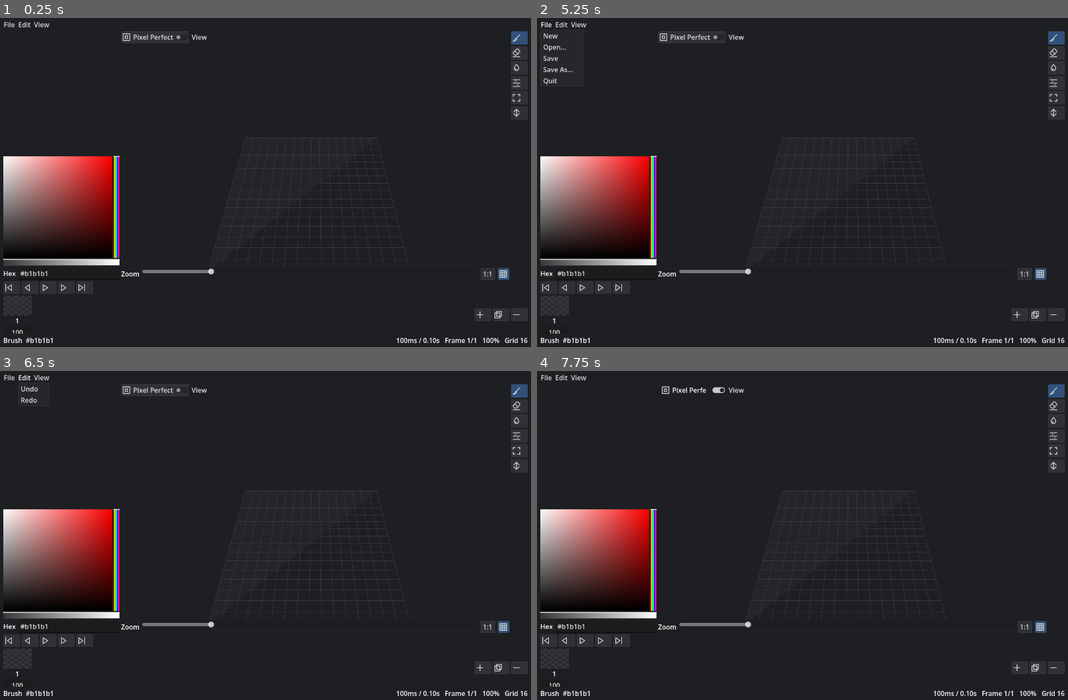
Above: before the commit, frames 1-4 (two rows, left to right).
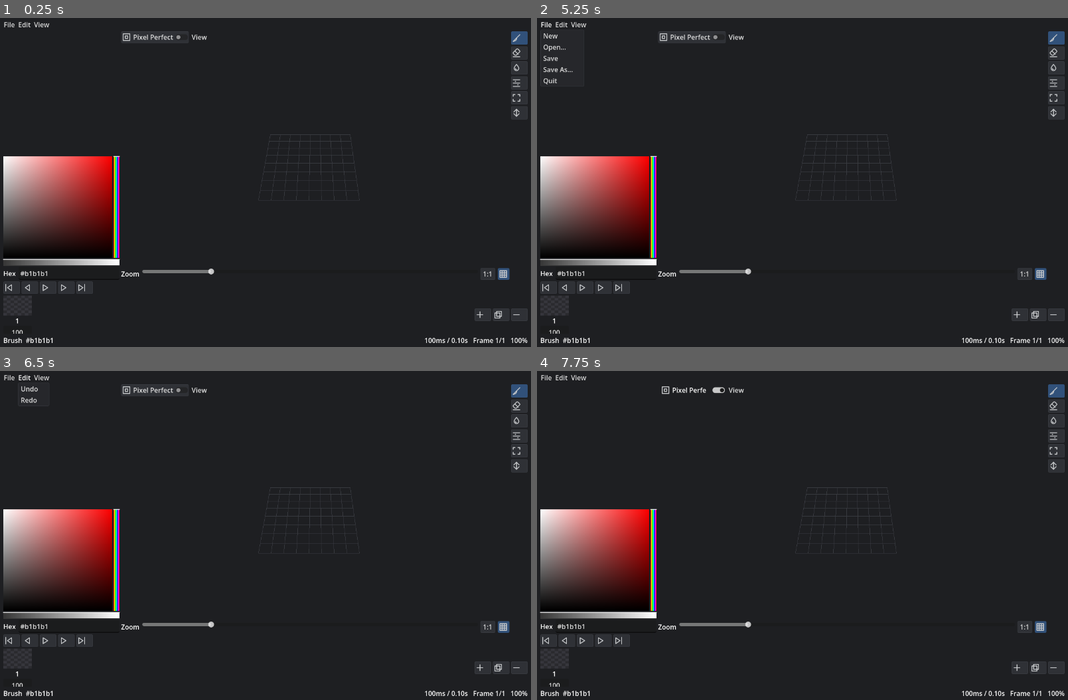
Above: after the commit, the same moments.

Repository: LeonardMeagher2/LVE
Game: Godot game, scene res://ui/main.tscn
The game is run twice, just before and just after one commit, with the same random seed, the same clock (stepped at 60 frames per second) and the same inputs.
Inputs (mouse positions are in pixels of both pictures, inside the frame that each line leads up to):
- Up to frame 1 (0.25 s): no input
- Up to frame 2 (5.25 s): click (547, 287) at 0.5 s; click (547, 287) at 1.25 s; click (584, 287) at 2 s; click (584, 287) at 2.75 s; click (600, 287) at 3.5 s; click (600, 287) at 4.25 s; click "File" at 5 s
- Up to frame 3 (6.5 s): click "Edit" at 5.75 s
- Up to frame 4 (7.75 s): click "View" at 6.5 s; click "Pixel Perfect" at 7.25 s

The runs differ from the first frame. In frame 1, 0.8% of the frame differs, in the area x 39-100%, y 35-99%; in frame 2, 0.8%; in frame 3, 0.8%; in frame 4, 0.8%.

Commit message:
Frame the camera and grid to the document content
The camera aims at the content bounds instead of the fixed grid. The grid
rebuilds around the content bounds. The viewport children subscribe to state
and update themselves. Remove the configure and sync_selection plumbing from
the viewport container. Add a document_changed signal. Rename frame_index to
frame. Drop the grid size from the status bar.

Diff:
--- a/document/voxi_document.gd
+++ b/document/voxi_document.gd
@@ -2,7 +2,6 @@
 extends Resource
 
 @export var title: String = "Untitled"
-@export var grid_size: int = 16
 @export var palette: PackedColorArray = []
 @export var frames: Array[VoxelFrame] = []
 @export var tags: Array[AnimationTag] = []
@@ -85,30 +84,30 @@
 			if not b.has_volume():
 				b = AABB(Vector3(c), Vector3.ONE)
 			else:
-				b = b.expand(Vector3(c + Vector3i.ONE))
+				b = b.merge(AABB(Vector3(c), Vector3.ONE))
 	return b
 
 
-func paint(frame_index: int, cell: Vector3i, color: Color) -> void:
-	frames[frame_index].cells[cell] = ensure_color(color)
+func paint(frame: int, cell: Vector3i, color: Color) -> void:
+	frames[frame].cells[cell] = ensure_color(color)
 
 
-func set_cell(frame_index: int, cell: Vector3i, palette_index: int) -> void:
-	frames[frame_index].cells[cell] = palette_index
+func set_cell(frame: int, cell: Vector3i, palette_index: int) -> void:
+	frames[frame].cells[cell] = palette_index
 
 
-func erase(frame_index: int, cell: Vector3i) -> void:
-	frames[frame_index].cells.erase(cell)
+func erase(frame: int, cell: Vector3i) -> void:
+	frames[frame].cells.erase(cell)
 
 
-func color_at(frame_index: int, cell: Vector3i) -> Color:
-	if frames[frame_index].cells.has(cell):
-		return color_of(frames[frame_index].cells[cell])
+func color_at(frame: int, cell: Vector3i) -> Color:
+	if frames[frame].cells.has(cell):
+		return color_of(frames[frame].cells[cell])
 	return Color.TRANSPARENT
 
 
-func has_cell(frame_index: int, cell: Vector3i) -> bool:
-	return frames[frame_index].cells.has(cell)
+func has_cell(frame: int, cell: Vector3i) -> bool:
+	return frames[frame].cells.has(cell)
 
 
 func ensure_color(c: Color) -> int:
--- a/state/voxi.gd
+++ b/state/voxi.gd
@@ -2,11 +2,12 @@
 
 const NONE := Vector3i(-1000000, -1000000, -1000000)
 
-signal frame_changed
+signal document_changed()
+signal frame_changed()
 signal color_changed(color: Color)
 signal tool_changed(tool: ToolInfo)
-signal cells_changed
-signal selection_changed
+signal cells_changed()
+signal selection_changed()
 signal pixel_perfect_changed(enabled: bool)
 
 var document: VoxiDocument
--- a/ui/main.gd
+++ b/ui/main.gd
@@ -18,7 +18,6 @@
 	State.color_changed.connect(_on_color_changed)
 	State.frame_changed.connect(_on_frame_changed)
 	State.cells_changed.connect(_on_cells_changed)
-	State.selection_changed.connect(_on_selection_changed)
 	State.playback.playback_changed.connect(_on_playback_changed)
 	_menu_bar.new_document.connect(_new_document)
 	_menu_bar.open_file.connect(_open_file)
@@ -46,9 +45,7 @@
 	_control_bar.zoom_requested.connect(_viewport_panel.set_zoom_percent)
 	_control_bar.grid_toggled.connect(_viewport_panel.set_grid_visible)
 	_viewport_panel.set_tool(State.tool)
-	_viewport_panel.configure()
 	_viewport_panel.sync_to(State.current_frame)
-	_viewport_panel.sync_selection(State.selection)
 	_update_status()
 
 
@@ -91,10 +88,6 @@
 	_update_status()
 
 
-func _on_selection_changed() -> void:
-	_viewport_panel.sync_selection(State.selection)
-
-
 func _on_playback_changed() -> void:
 	if State.playback.playing:
 		_viewport_panel.play_preview()
@@ -146,13 +139,12 @@
 		State.tool.display_name, State.current_color.to_html(false),
 		State.document.frames[State.current_frame].delay_ms, total,
 		State.current_frame, State.document.frames.size(),
-		int(_zoom_percent), State.document.grid_size)
+		int(_zoom_percent))
 
 
 func _new_document() -> void:
 	State.reset()
 	_save_path = ""
-	_viewport_panel.configure()
 	_viewport_panel.sync_to(0)
 
 
@@ -181,7 +173,6 @@
 	if res is VoxiDocument:
 		State.load_document(res)
 		_save_path = path
-		_viewport_panel.configure()
 		_viewport_panel.sync_to(State.current_frame)
 		_update_status()
 	else:
--- a/ui/status_bar.gd
+++ b/ui/status_bar.gd
@@ -5,6 +5,6 @@
 @onready var _right: Label = $StatusRight
 
 
-func set_status(tool_name: String, color_html: String, delay_ms: int, total_ms: int, frame: int, frame_count: int, zoom: int, grid_size: int) -> void:
+func set_status(tool_name: String, color_html: String, delay_ms: int, total_ms: int, frame: int, frame_count: int, zoom: int) -> void:
 	_left.text = "%s  #%s" % [tool_name, color_html]
-	_right.text = "%dms / %.2fs   Frame %d/%d   %d%%   Grid %d" % [delay_ms, total_ms / 1000.0, frame + 1, frame_count, zoom, grid_size]
+	_right.text = "%dms / %.2fs   Frame %d/%d   %d%%" % [delay_ms, total_ms / 1000.0, frame + 1, frame_count, zoom]
--- a/viewport/camera_rig.gd
+++ b/viewport/camera_rig.gd
@@ -13,6 +13,9 @@
 var _orbiting := false
 var _panning := false
 
+func _ready() -> void:
+	configure()
+	State.document_changed.connect(configure)
 
 func configure() -> void:
 	_init_dist = _frame_distance(State.document)
@@ -22,7 +25,7 @@
 
 
 func reset_view() -> void:
-	_yaw = deg_to_rad(-90.0)
+	_yaw = deg_to_rad(0.0)
 	_pitch = deg_to_rad(45.0)
 	_init_dist = _frame_distance(State.document)
 	_dist = _init_dist
@@ -31,12 +34,11 @@
 
 
 func _frame_distance(d: VoxiDocument) -> float:
-	return float(d.grid_size) * 1.5
+	return max(d.bounds().size.length(), 16.0) * 1.5
 
 
 func _frame_target(d: VoxiDocument) -> Vector3:
-	var g := float(d.grid_size)
-	return Vector3(g * 0.5, 4.0, g * 0.5)
+	return d.bounds().get_center()
 
 
 func set_view(name: String) -> void:
--- a/viewport/editor_viewport.gd
+++ b/viewport/editor_viewport.gd
@@ -9,15 +9,14 @@
 var _tools := {}
 
 @onready var camera_rig: EditorCameraRig = $CameraRig
-@onready var _grid: GridRenderer = $GridRoot
+@onready var _grid: GridRenderer = $Grid
 @onready var _voxels: VoxelRenderer = $Voxels
-@onready var _selection: SelectionOverlay = $SelectionLayer
 @onready var _playback: PlaybackAnimator = $Playback
 @onready var _tool_layer: Node3D = $ToolLayer
 
-var frame_index := 0:
+var frame := 0:
 	set(value):
-		frame_index = value
+		frame = value
 		if State.document != null and value >= 0 and value < State.document.frames.size():
 			sync_to(value)
 			frame_displayed.emit(value)
@@ -48,12 +47,6 @@
 	_tool.visible = true
 	_tool.on_activated()
 
-
-func configure() -> void:
-	camera_rig.configure()
-	_grid.rebuild()
-
-
 func reset_view() -> void:
 	camera_rig.reset_view()
 
@@ -75,8 +68,8 @@
 	set_grid_visible(not _grid.visible)
 
 
-func sync_to(frame_index: int) -> void:
-	_voxels.sync_to(frame_index)
+func sync_to(frame: int) -> void:
+	_voxels.sync_to(frame)
 
 
 func play_preview() -> void:
@@ -85,7 +78,7 @@
 
 func stop_preview() -> void:
 	_playback.stop_preview()
-	frame_index = State.current_frame
+	frame = State.current_frame
 
 
 func is_playing() -> bool:
@@ -98,12 +91,8 @@
 	var cam := camera_rig.camera()
 	if cam == null or d == null:
 		return req
-	var fi := clampi(frame_index, 0, d.frames.size() - 1)
+	var fi := clampi(frame, 0, d.frames.size() - 1)
 	req.origin = cam.project_ray_origin(pos)
 	req.dir = cam.project_ray_normal(pos)
 	req.cells = d.frames[fi].cells
 	return req
-
-
-func sync_selection(selection: VoxelSelection) -> void:
-	_selection.sync_selection(selection)
--- a/viewport/grid_renderer.gd
+++ b/viewport/grid_renderer.gd
@@ -1,46 +1,37 @@
 class_name GridRenderer
-extends Node3D
-
-@export var grid_mat: StandardMaterial3D
-@export var base_mat: StandardMaterial3D
-
+extends MeshInstance3D
 
 func _ready() -> void:
+	rebuild()
 	State.cells_changed.connect(rebuild)
 	State.frame_changed.connect(rebuild)
-
+	State.document_changed.connect(rebuild)
 
 func rebuild() -> void:
 	for child in get_children():
 		remove_child(child)
 		child.queue_free()
-	var g := State.document.grid_size
-	var cx := g
-	var cz := g
+
+	var bounds := State.document.bounds()
+	var cx := int(bounds.size.x) + 2
+	var cz := int(bounds.size.z) + 2
+
+	if bounds.has_volume():
+		position = bounds.position -Vector3.ONE * 1.5
+		position.y = -0.5
+	else:
+		position = -Vector3(4.5,0.5,4.5)
+		cx=8
+		cz=8
 
 	var lines := PackedVector3Array()
 	for i in cx + 1:
-		lines.append(Vector3(i - 0.5, -0.5, -0.5))
-		lines.append(Vector3(i - 0.5, -0.5, cz - 0.5))
+		lines.append(Vector3(i, 0, 0))
+		lines.append(Vector3(i, 0, cz))
 	for i in cz + 1:
-		lines.append(Vector3(-0.5, -0.5, i - 0.5))
-		lines.append(Vector3(cx - 0.5, -0.5, i - 0.5))
+		lines.append(Vector3(0, 0, i))
+		lines.append(Vector3(cx, 0, i))
 	var line_mesh := ArrayMesh.new()
 	line_mesh.add_surface_from_arrays(Mesh.PRIMITIVE_LINES, MeshUtil.vertex_arrays(lines))
-	var li := MeshInstance3D.new()
-	li.mesh = line_mesh
-	li.material_override = grid_mat
-	add_child(li)
 
-	var quad := PackedVector3Array([
-		Vector3(-0.5, -0.502, -0.5),
-		Vector3(cx - 0.5, -0.502, -0.5),
-		Vector3(cx - 0.5, -0.502, cz - 0.5),
-		Vector3(-0.5, -0.502, cz - 0.5),
-	])
-	var quad_mesh := ArrayMesh.new()
-	quad_mesh.add_surface_from_arrays(Mesh.PRIMITIVE_TRIANGLE_STRIP, MeshUtil.vertex_arrays(quad))
-	var qi := MeshInstance3D.new()
-	qi.mesh = quad_mesh
-	qi.material_override = base_mat
-	add_child(qi)
+	mesh = line_mesh
--- a/viewport/playback_animator.gd
+++ b/viewport/playback_animator.gd
@@ -33,7 +33,7 @@
 	var anim := Animation.new()
 	anim.loop_mode = Animation.LOOP_LINEAR
 	anim.add_track(Animation.TYPE_VALUE)
-	anim.track_set_path(0, NodePath(".:frame_index"))
+	anim.track_set_path(0, NodePath(".:frame"))
 	anim.track_set_interpolation_type(0, Animation.INTERPOLATION_NEAREST)
 	var t := 0.0
 	for i in d.frames.size():
@@ -45,8 +45,8 @@
 	_anim_library.add_animation("preview", anim)
 
 
-func _frame_time(frame_index: int) -> float:
+func _frame_time(frame: int) -> float:
 	var t := 0.0
-	for i in frame_index:
+	for i in frame:
 		t += float(State.document.frames[i].delay_ms) / 1000.0
 	return t
--- a/viewport/selection_overlay.gd
+++ b/viewport/selection_overlay.gd
@@ -1,17 +1,17 @@
 class_name SelectionOverlay
-extends Node3D
+extends MeshInstance3D
 
-@onready var _outline: MeshInstance3D = $SelectionOutline
+func _ready() -> void:
+	State.selection_changed.connect(sync_selection)
 
-
-func sync_selection(selection: VoxelSelection) -> void:
-	if selection == null or selection.is_empty():
-		_outline.visible = false
+func sync_selection() -> void:
+	if State.selection == null or State.selection.is_empty():
+		visible = false
 		return
 	var lo := Vector3i(0, 0, 0)
 	var hi := Vector3i(0, 0, 0)
 	var first := true
-	for c in selection.cells:
+	for c in State.selection.cells:
 		if first:
 			lo = c
 			hi = c
@@ -37,7 +37,6 @@
 		lines.append(corners[4 + (i + 1) % 4])
 		lines.append(corners[i])
 		lines.append(corners[i + 4])
-	var mesh := ArrayMesh.new()
+	mesh = ArrayMesh.new()
 	mesh.add_surface_from_arrays(Mesh.PRIMITIVE_LINES, MeshUtil.vertex_arrays(lines))
-	_outline.mesh = mesh
-	_outline.visible = true
+	visible = true
--- a/viewport/viewport.tscn
+++ b/viewport/viewport.tscn
@@ -2,19 +2,11 @@
 
 [ext_resource type="Script" uid="uid://du77xivee1ktw" path="res://viewport/editor_viewport.gd" id="1_viewport"]
 [ext_resource type="Script" uid="uid://ckr0dxpaq0xrc" path="res://viewport/viewport_container.gd" id="2_panel"]
-[ext_resource type="Script" path="res://viewport/camera_rig.gd" id="3_camera"]
-[ext_resource type="Script" path="res://viewport/voxel_renderer.gd" id="4_voxels"]
-[ext_resource type="Script" path="res://viewport/grid_renderer.gd" id="5_grid"]
-[ext_resource type="Script" path="res://viewport/selection_overlay.gd" id="6_selection"]
-[ext_resource type="Script" path="res://viewport/playback_animator.gd" id="7_playback"]
-
-[sub_resource type="StandardMaterial3D" id="StandardMaterial3D_grid"]
-shading_mode = 0
-albedo_color = Color(0.227, 0.235, 0.259, 0.9)
-
-[sub_resource type="StandardMaterial3D" id="StandardMaterial3D_base"]
-shading_mode = 0
-albedo_color = Color(0.149, 0.153, 0.169, 1)
+[ext_resource type="Script" uid="uid://gwfmh64wiyx0" path="res://viewport/camera_rig.gd" id="3_camera"]
+[ext_resource type="Script" uid="uid://d3i6vt2reee27" path="res://viewport/voxel_renderer.gd" id="4_voxels"]
+[ext_resource type="Script" uid="uid://c0xmjig8s4i0q" path="res://viewport/grid_renderer.gd" id="5_grid"]
+[ext_resource type="Script" uid="uid://ba28f277f4w0n" path="res://viewport/selection_overlay.gd" id="6_selection"]
+[ext_resource type="Script" uid="uid://baghrya6g6rga" path="res://viewport/playback_animator.gd" id="7_playback"]
 
 [sub_resource type="Environment" id="Environment_env"]
 background_mode = 1
@@ -23,21 +15,26 @@
 ambient_light_color = Color(0.55, 0.57, 0.62, 1)
 ambient_light_energy = 1.2
 
-[sub_resource type="StandardMaterial3D" id="StandardMaterial3D_outline"]
-depth_draw_mode = 2
+[sub_resource type="StandardMaterial3D" id="StandardMaterial3D_grid"]
 shading_mode = 0
-albedo_color = Color(0.4, 0.7, 1, 1)
+albedo_color = Color(0.22745098, 0.23529412, 0.25882354, 1)
+
+[sub_resource type="StandardMaterial3D" id="StandardMaterial3D_j71j0"]
+shading_mode = 0
+albedo_color = Color(0, 0.8784314, 1, 1)
 
 [sub_resource type="StandardMaterial3D" id="StandardMaterial3D_voxels"]
+diffuse_mode = 1
+specular_mode = 2
 vertex_color_use_as_albedo = true
 
-[sub_resource type="BoxMesh" id="BoxMesh_voxels"]
+[sub_resource type="BoxMesh" id="BoxMesh_j71j0"]
 material = SubResource("StandardMaterial3D_voxels")
 
 [sub_resource type="MultiMesh" id="MultiMesh_voxels"]
 transform_format = 1
 use_colors = true
-mesh = SubResource("BoxMesh_voxels")
+mesh = SubResource("BoxMesh_j71j0")
 
 [node name="ViewportContainer" type="SubViewportContainer" unique_id=1008543789]
 anchors_preset = 15
@@ -65,32 +62,28 @@
 [node name="Light" type="DirectionalLight3D" parent="Viewport/Editor" unique_id=766933468]
 shadow_enabled = true
 
-[node name="CameraRig" type="Node3D" parent="Viewport/Editor"]
+[node name="CameraRig" type="Node3D" parent="Viewport/Editor" unique_id=106959201]
 script = ExtResource("3_camera")
 
 [node name="Camera3D" type="Camera3D" parent="Viewport/Editor/CameraRig" unique_id=1978355787]
 fov = 45.0
 
-[node name="GridRoot" type="Node3D" parent="Viewport/Editor" unique_id=267151757]
+[node name="Grid" type="MeshInstance3D" parent="Viewport/Editor" unique_id=1052101138]
+material_override = SubResource("StandardMaterial3D_grid")
 script = ExtResource("5_grid")
-grid_mat = SubResource("StandardMaterial3D_grid")
-base_mat = SubResource("StandardMaterial3D_base")
 
 [node name="ToolLayer" type="Node3D" parent="Viewport/Editor" unique_id=1331444033]
 
-[node name="SelectionLayer" type="Node3D" parent="Viewport/Editor" unique_id=1768997059]
+[node name="Selection" type="MeshInstance3D" parent="Viewport/Editor" unique_id=205454810]
+material_override = SubResource("StandardMaterial3D_j71j0")
 script = ExtResource("6_selection")
 
-[node name="SelectionOutline" type="MeshInstance3D" parent="Viewport/Editor/SelectionLayer" unique_id=826650748]
-visible = false
-material_override = SubResource("StandardMaterial3D_outline")
-
-[node name="Playback" type="Node3D" parent="Viewport/Editor"]
+[node name="Playback" type="Node3D" parent="Viewport/Editor" unique_id=1964093937]
 script = ExtResource("7_playback")
 
 [node name="AnimationPlayer" type="AnimationPlayer" parent="Viewport/Editor/Playback" unique_id=1219488223]
 root_node = NodePath("../..")
 
 [node name="Voxels" type="MultiMeshInstance3D" parent="Viewport/Editor" unique_id=1816863498]
+multimesh = SubResource("MultiMesh_voxels")
 script = ExtResource("4_voxels")
-multimesh = SubResource("MultiMesh_voxels")
--- a/viewport/viewport_container.gd
+++ b/viewport/viewport_container.gd
@@ -13,18 +13,8 @@
 	_vp.grid_changed.connect(grid_changed.emit)
 	_vp.frame_displayed.connect(frame_displayed.emit)
 
-
-func configure() -> void:
-	_vp.configure()
-
-
-func sync_to(frame_index: int) -> void:
-	_vp.sync_to(frame_index)
-
-
-func sync_selection(selection: VoxelSelection) -> void:
-	_vp.sync_selection(selection)
-
+func sync_to(frame: int) -> void:
+	_vp.sync_to(frame)
 
 func set_tool(t: ToolInfo) -> void:
 	_vp.set_tool(t)
--- a/viewport/voxel_renderer.gd
+++ b/viewport/voxel_renderer.gd
@@ -2,12 +2,12 @@
 extends MultiMeshInstance3D
 
 
-func sync_to(frame_index: int) -> void:
+func sync_to(frame: int) -> void:
 	var d := State.document
-	var frame: VoxelFrame = d.frames[frame_index]
-	var keys: Array = frame.cells.keys()
+	var voxel_frame: VoxelFrame = d.frames[frame]
+	var keys: Array = voxel_frame.cells.keys()
 	multimesh.instance_count = keys.size()
 	for i in keys.size():
 		var c: Vector3i = keys[i]
 		multimesh.set_instance_transform(i, Transform3D(Basis.IDENTITY, Vector3(c)))
-		multimesh.set_instance_color(i, d.color_of(int(frame.cells[c])))
+		multimesh.set_instance_color(i, d.color_of(int(voxel_frame.cells[c])))
